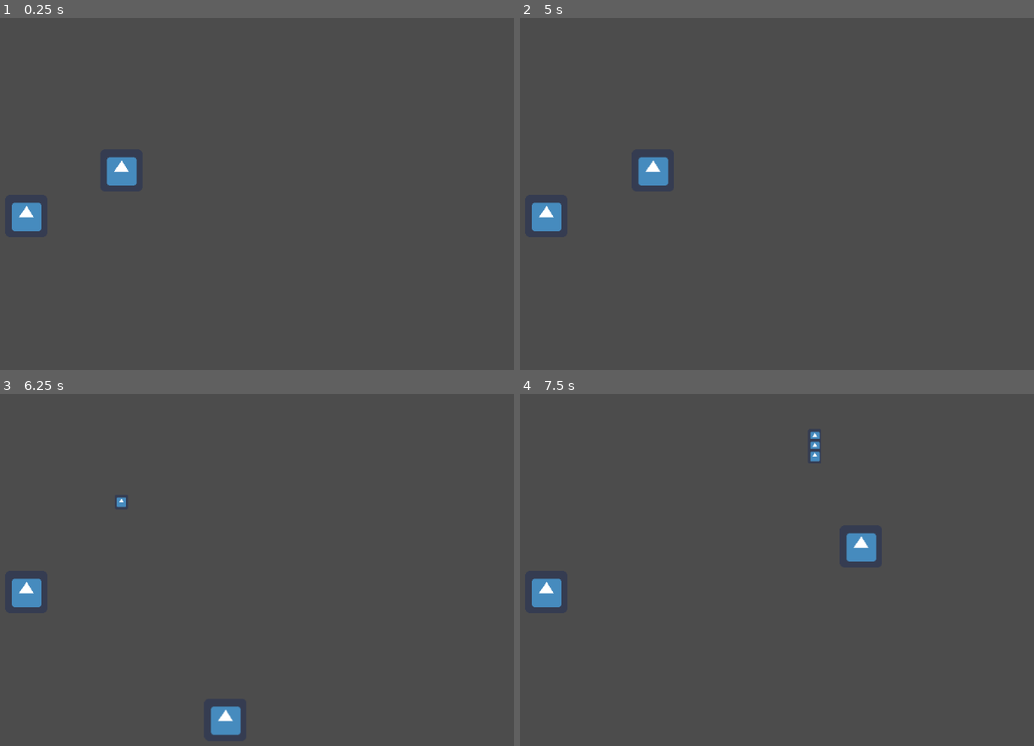
Above: before the commit, frames 1-4 (two rows, left to right).
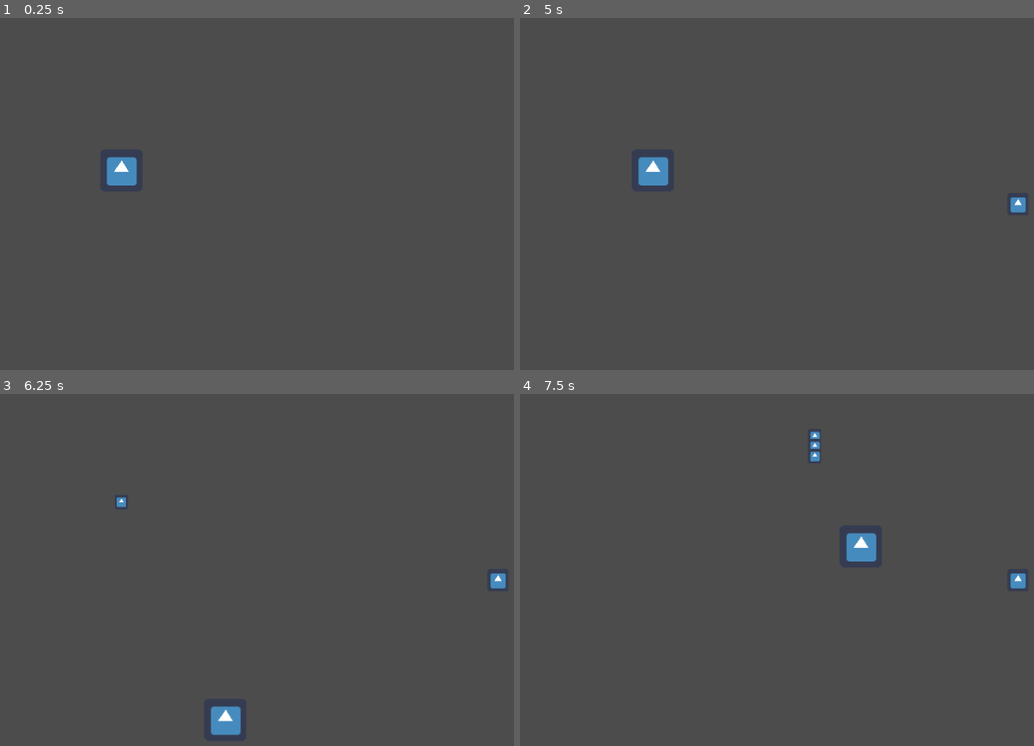
Above: after the commit, the same moments.

Repository: bondrewd0/Pv3-Final
Game: Godot game, scene res://TestLevel.tscn
Same seed, same stepped clock (60 frames per second), same inputs: the game is played once before the commit and once after it. The engine's default icon, where the game draws it, is replaced by a stand-in: a white triangle on a blue panel in a dark square.
Inputs (mouse positions are in pixels of both pictures, inside the frame that each line leads up to):
- Up to frame 1 (0.25 s): no input
- Up to frame 2 (5 s): tap Enter at 0.5 s; move the mouse to (967, 197) at 0.52 s; press the mouse at (967, 197) at 0.53 s; hold D (Right) 0.53-1.28 s; move the mouse to (684, 236) at 1.27 s; release the mouse at (684, 236) at 1.28 s; hold S (Down) 1.28-2.03 s; click (684, 236) at 1.35 s; move the mouse to (884, 130) at 2.02 s; press the mouse at (884, 130) at 2.03 s; hold D (Right) 2.03-2.78 s; move the mouse to (782, 296) at 2.77 s; release the mouse at (782, 296) at 2.78 s; hold W (Up) 2.78-3.53 s; click (782, 296) at 2.85 s; move the mouse to (1023, 274) at 3.52 s; press the mouse at (1023, 274) at 3.53 s; hold A (Left) from 3.53 s (still down); move the mouse to (617, 155) at 4.27 s; release the mouse at (617, 155) at 4.28 s; click (617, 155) at 4.35 s
- Up to frame 3 (6.25 s): move the mouse to (334, 591) at 5.02 s; release A (Left) at 5.03 s; press the mouse at (334, 591) at 5.03 s; hold S (Down) 5.03-5.78 s; move the mouse to (195, 492) at 5.77 s; release the mouse at (195, 492) at 5.78 s; hold D (Right) from 5.78 s (still down); click (195, 492) at 5.85 s
- Up to frame 4 (7.5 s): move the mouse to (967, 573) at 6.52 s; release D (Right) at 6.53 s; press the mouse at (967, 573) at 6.53 s; hold W (Up) 6.53-7.28 s; move the mouse to (684, 612) at 7.27 s; release the mouse at (684, 612) at 7.28 s; hold D (Right) from 7.28 s (still down); click (684, 612) at 7.35 s

The runs differ from the first frame. In frame 1, 0.5% of the frame differs, in the area x 2-9%, y 52-61%; in frame 2, 0.6%, in the area x 2-99%, y 50-61%; in frame 3, 0.6%; in frame 4, 0.6%.

Commit message:
Buff spawner

Diff:
--- a/Buff.tscn
+++ b/Buff.tscn
@@ -10,13 +10,14 @@
 script = ExtResource( 1 )
 
 [node name="BuffSprite" type="Sprite" parent="." groups=["bufos"]]
+scale = Vector2( 0.5, 0.53125 )
 texture = ExtResource( 2 )
 
-[node name="Area2D" type="Area2D" parent="." groups=["bufos"]]
+[node name="Area2D" type="Area2D" parent="BuffSprite" groups=["bufos"]]
 collision_layer = 2
 
-[node name="CollisionShape2D" type="CollisionShape2D" parent="Area2D"]
+[node name="CollisionShape2D" type="CollisionShape2D" parent="BuffSprite/Area2D"]
 position = Vector2( -1, 0 )
 shape = SubResource( 1 )
 
-[connection signal="area_entered" from="Area2D" to="." method="_on_Area2D_area_entered"]
+[connection signal="area_entered" from="BuffSprite/Area2D" to="." method="_on_Area2D_area_entered"]
--- a/LevelManager.gd
+++ b/LevelManager.gd
@@ -5,13 +5,22 @@
 # var a = 2
 # var b = "text"
 var buffNode= preload("res://Buff.tscn")
-var pos=Vector2(100,300)
+onready var viewportSize=get_viewport().get_size_override()
+onready var buffTimer=$BuffSpawner
 # Called when the node enters the scene tree for the first time.
 func _ready():
+	pass
+
+func _on_BuffSpawner_timeout():
+	_spawn_Buff()
+
+func _spawn_Buff():
 	var buffInstance=buffNode.instance()
 	add_child(buffInstance)
-	buffInstance.global_position=pos
+	buffInstance.global_position=_generate_Random_Pos()
+	buffTimer.start(10)
 
-# Called every frame. 'delta' is the elapsed time since the previous frame.
-#func _process(delta):
-#	pass
+func _generate_Random_Pos():
+	var posY=rand_range(50,viewportSize.y-50)
+	var posX=rand_range(50,viewportSize.x-50)
+	return  Vector2(posX,posY)
--- a/Scripts/PlayerController.gd
+++ b/Scripts/PlayerController.gd
@@ -59,7 +59,6 @@
 func _fireRate_up():
 	buffTimerRef.start(5)
 	firingCooldown=0.05
-	print(1)
 
 
 
--- a/TestLevel.tscn
+++ b/TestLevel.tscn
@@ -8,3 +8,9 @@
 
 [node name="Player" parent="." instance=ExtResource( 1 )]
 position = Vector2( 244, 231 )
+
+[node name="BuffSpawner" type="Timer" parent="."]
+wait_time = 5.0
+autostart = true
+
+[connection signal="timeout" from="BuffSpawner" to="." method="_on_BuffSpawner_timeout"]
